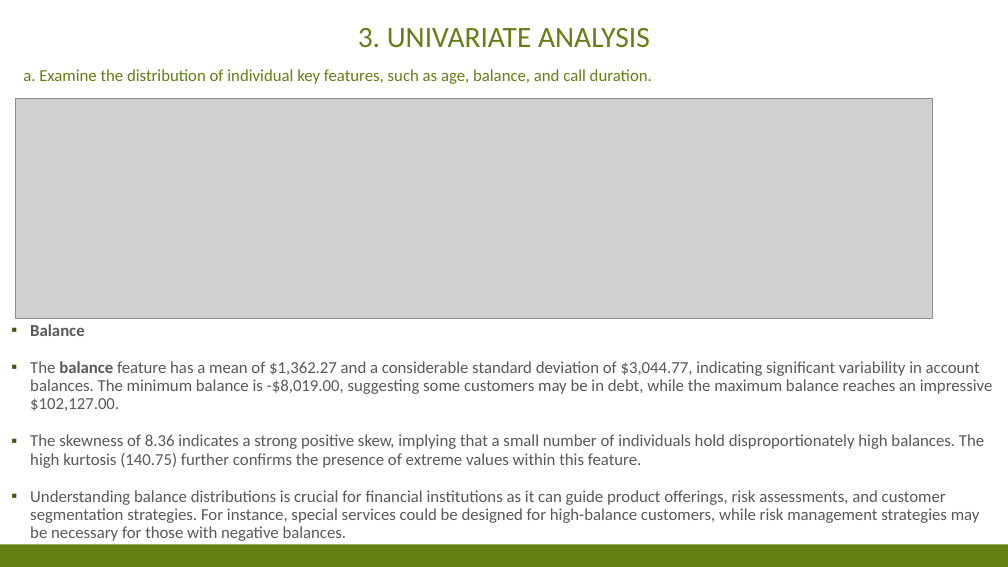
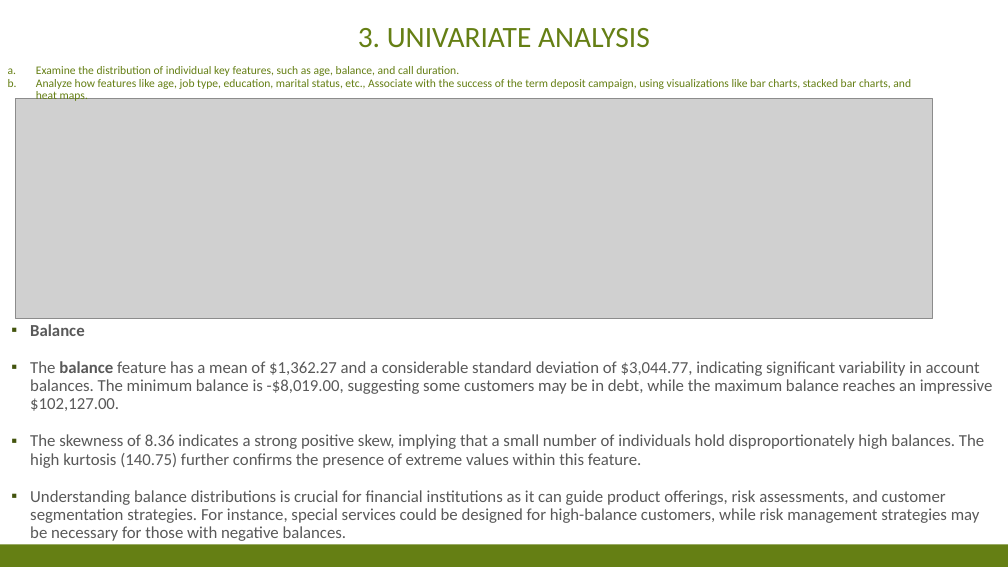
Before and after one commit to Karanbhanushali007/Python_Bank_Data, a slide deck: slide 6 of KaranBhanushali_ABADS_B13.pptx. Drawn at 1008x567 pixels with LibreOffice and Linux fonts; fonts in the diff are those of the drawing; grey boxes stand for pictures. Boxes give left, top, right and bottom in pixels: in the first picture for what was removed or moved away, otherwise in the second. Text is boxed around its words. In the diff, an @@ line names an element or a change of style, - is before the commit and + after.

```diff
--- a/KaranBhanushali_ABADS_B13.pptx
+++ b/KaranBhanushali_ABADS_B13.pptx
@@ text at (x1=36, y1=66, x2=911, y2=101): text changed; size 16 to 11 pt @@
-a. Examine the distribution of individual key features, such as age, balance, and call duration.
+a. Examine the distribution of individual key features, such as age, balance, and call duration.
+b. Analyze how features like age, job type, education, marital status, etc., Associate with the success of the term deposit campaign, using visualizations like bar charts, stacked bar charts, and heat maps.
```
Also in this commit, not shown: 2 other slides changed.
